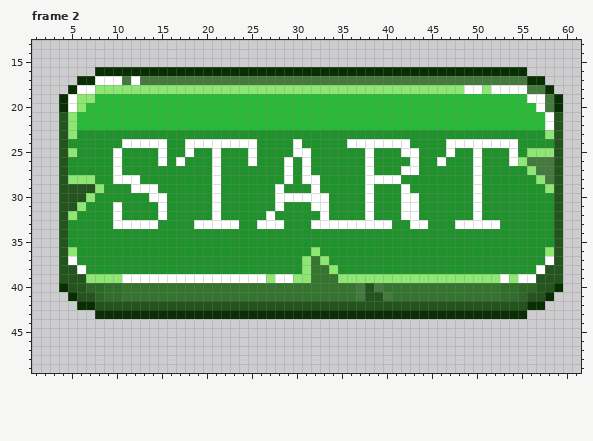
File history of a pixel-art file, docs/assets/buttons/LateNighCoffe/Green/aseprite-files/StartButton.aseprite. The first picture shows the starting point.
64x64 pixels, 2 frames. Colours within 5 levels of each other are drawn and written as one. Shown: frame 2: x 1..61, y 13..49. The old version is drawn lined up with the new one.
The same view after the edit:
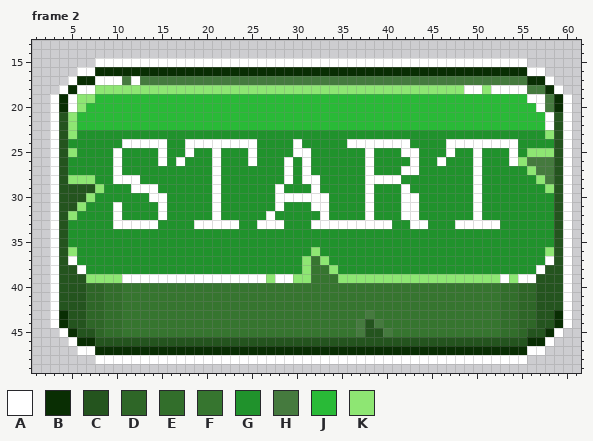
Palette (. is transparent): A #ffffff  B #092e03  C #24541e  D #2e6627  E #326e2b  F #36752f  G #20922c  H #457a3e  J #29ba37  K #8ee673
The edit:
whole drawing moved by +0,-4 (the old picture is shown already moved)
Frame 2:
y 15: x 8..55 ................................................ -> AAAAAAAAAAAAAAAAAAAAAAAAAAAAAAAAAAAAAAAAAAAAAAAA
y 16: x 6..7 .. -> AA; x 56..57 .. -> AA
y 17: x 5 . -> A; x 58 . -> A
y 18: x 4 . -> A; x 59 . -> A
y 19..39: x 3 . -> A; x 60 . -> A
y 40: x 3..4 .B -> AC; x 37..39 HCH -> FFF; x 59..60 B. -> CA
y 41: x 3..5 ..B -> ACC; x 7 C -> D; x 37..40 HCCH -> FFFF; x 56 C -> D; x 58..60 B.. -> CCA
y 42: x 3..60 ...BBCCCCCCCCCCCCCCCCCCCCCCCCCCCCCCCCCCCCCCCCCCCCCCCCBB... -> ACCCDDEEFFFFFFFFFFFFFFFFFFFFFFFFFFFFFFFFFFFFFFFFFFEEDDCCCA
y 43: x 3..60 .....BBBBBBBBBBBBBBBBBBBBBBBBBBBBBBBBBBBBBBBBBBBBBBBB..... -> ABCCDDEEFFFFFFFFFFFFFFFFFFFFFFFFFFFHFFFFFFFFFFFFFFEEDDCCBA
y 44: x 3..60 .......................................................... -> ABCCDDEEFFFFFFFFFFFFFFFFFFFFFFFFFFHCHFFFFFFFFFFFFFEEDDCCBA
y 45: x 4..59 ........................................................ -> ABCCDEEFFFFFFFFFFFFFFFFFFFFFFFFFFHCCHFFFFFFFFFFFFEEDCCBA
y 46: x 5..58 ...................................................... -> ABBCCCCCCCCCCCCCCCCCCCCCCCCCCCCCCCCCCCCCCCCCCCCCCCCBBA
y 47: x 6..57 .................................................... -> AABBBBBBBBBBBBBBBBBBBBBBBBBBBBBBBBBBBBBBBBBBBBBBBBAA
y 48: x 8..55 ................................................ -> AAAAAAAAAAAAAAAAAAAAAAAAAAAAAAAAAAAAAAAAAAAAAAAA
Pixel boxes of the changes (left, top, right, bottom) in both pictures:
changed: (50, 58, 572, 364)
